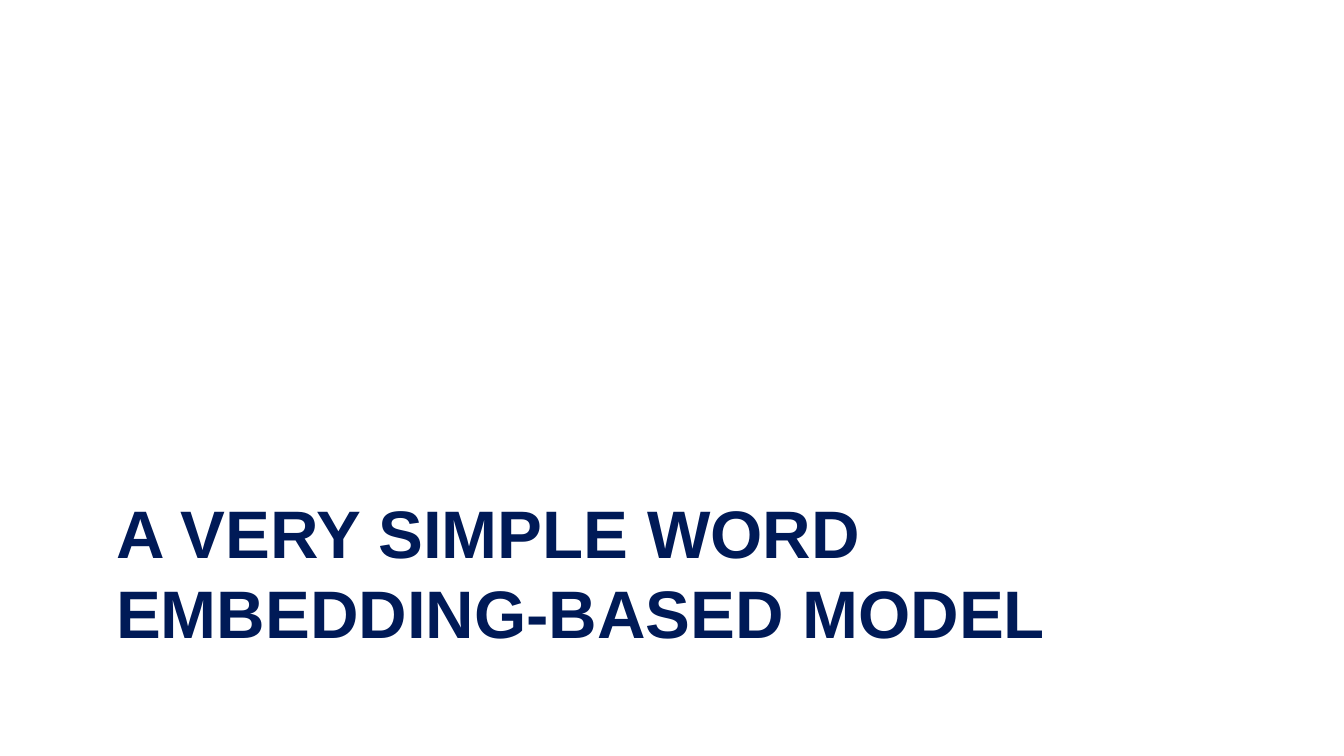
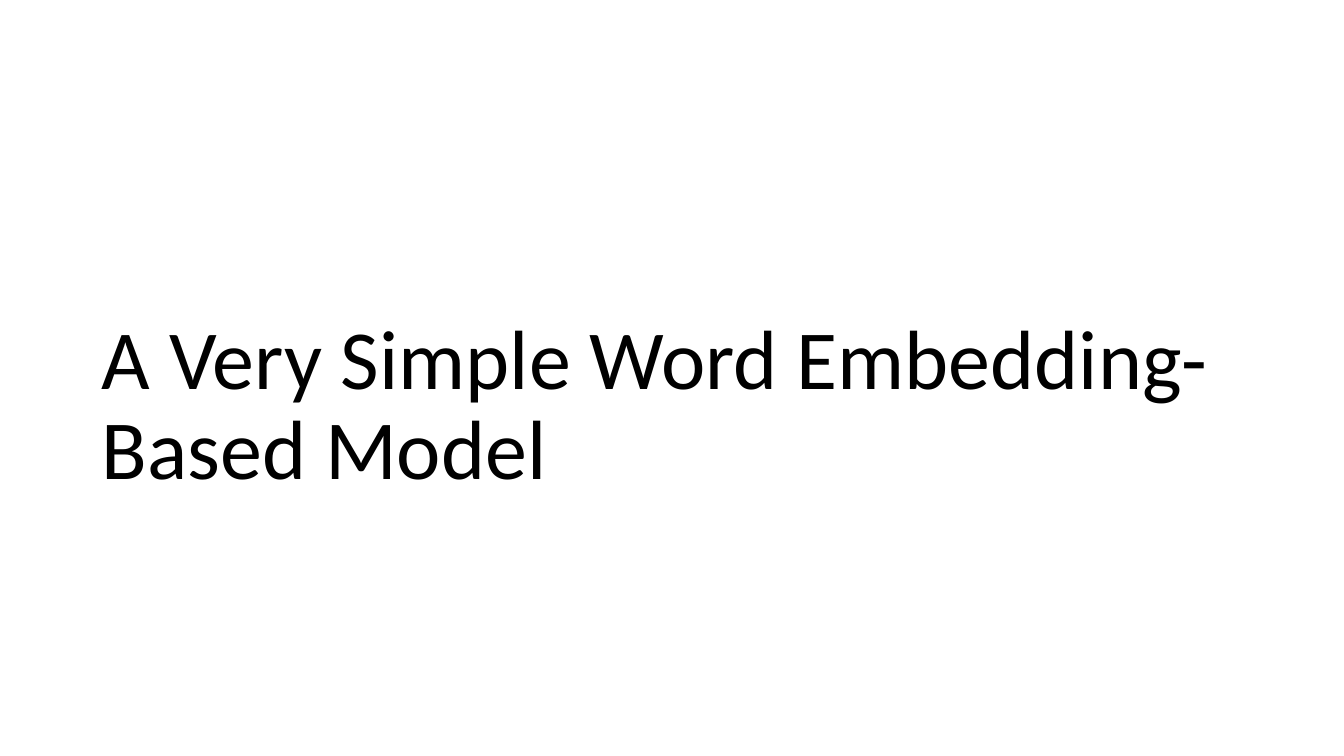
Before and after one commit to mengelhard/mmci_applied_ds, a slide deck: slide 21 of lectures/ll12.pptx (slide 51 before the commit). Drawn at 1344x756 pixels with LibreOffice and Linux fonts; fonts in the diff are those of the drawing; background and template pictures are left out. Boxes give left, top, right and bottom in pixels: in the first picture for what was removed or moved away, otherwise in the second. Text is boxed around its words. In the diff, an @@ line names an element or a change of style, - is before the commit and + after.

```diff
--- a/lectures/ll12.pptx
+++ b/lectures/ll12.pptx
@@ title "A Very Simple Word Embedding-Based ..." at (x1=102, y1=330, x2=1208, y2=480): vertical alignment top to bottom @@
@@ title at (x1=102, y1=330, x2=1208, y2=480): text changed; size 48 to 60 pt; font Arial to Calibri; text colour #001A57 to #000000; bold off @@
-A VERY SIMPLE WORD EMBEDDING-BASED MODEL
+A Very Simple Word Embedding-Based Model
```
Also in this commit, not shown: 66 other slides changed, 3 slides added, 5 slides removed, 4 other files.
